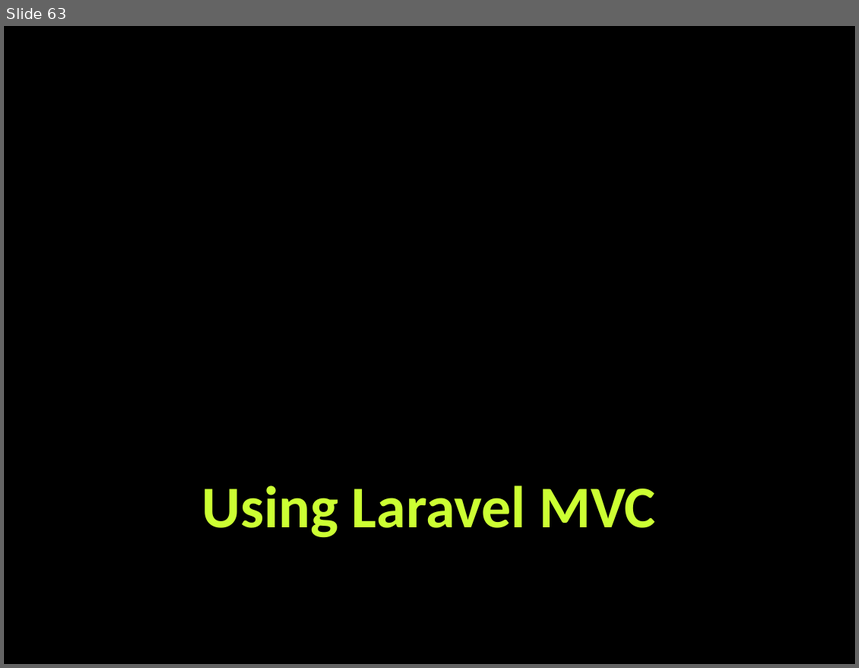
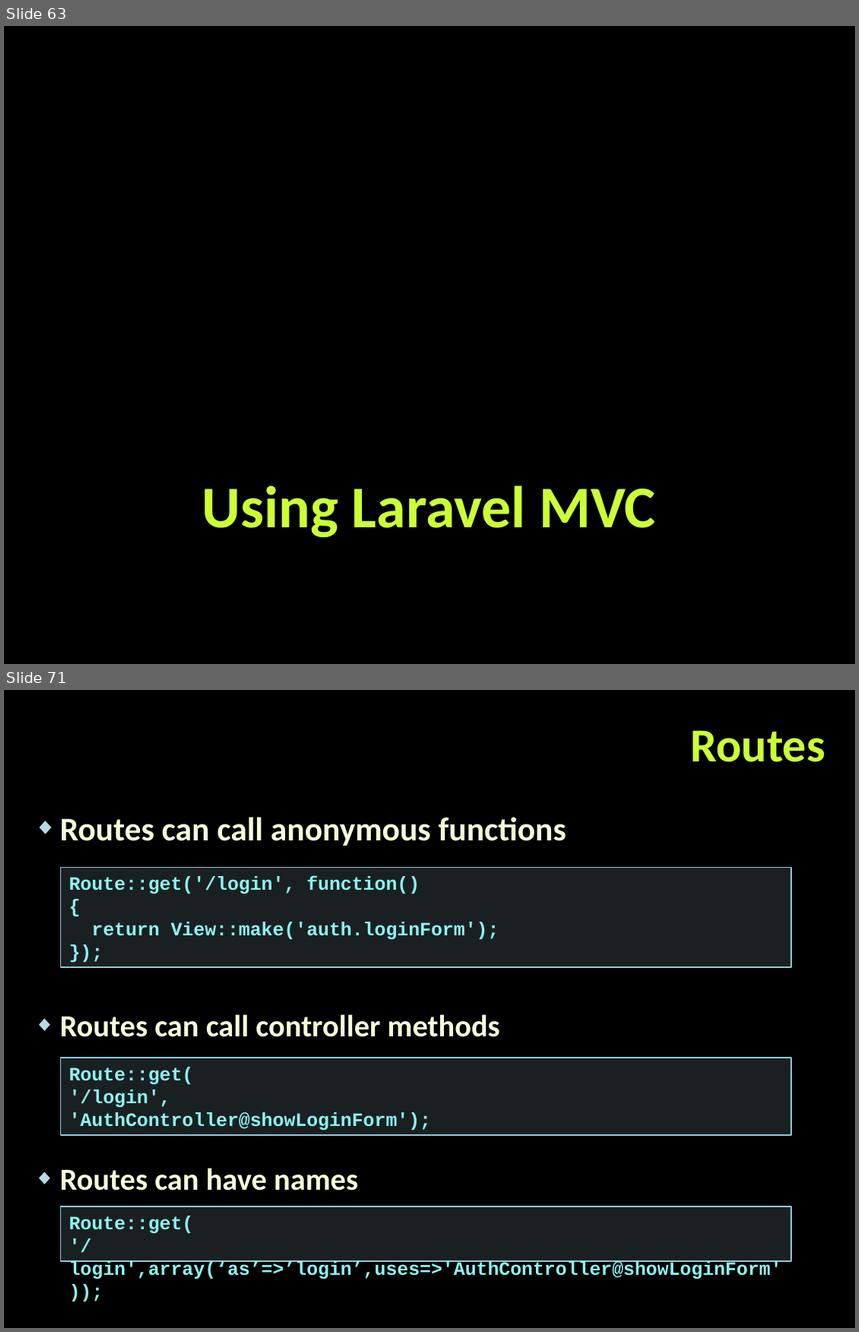
Before and after one commit to tanzhur/PHP_MVC-seminar, a slide deck: PHP_MVC.pptx. Shown one above the other, each under a label of ours: slide 63 before the commit, slides 63 and 71 after it; the slides between them are not shown. The pictures are 859x668 and 859x1332 pixels, drawn with LibreOffice and Linux fonts; fonts in the diff are those of the drawing; background and template pictures are left out. Boxes give left, top, right and bottom in pixels: in the first picture for what was removed or moved away, otherwise in the second. Text is boxed around its words. In the diff, an @@ line names an element or a change of style, - is before the commit and + after.

```diff
--- a/PHP_MVC.pptx
+++ b/PHP_MVC.pptx
@@ slide 71 added at (x1=4, y1=690, x2=855, y2=1328), background picture (left out) @@
@@ title added at (x1=690, y1=730, x2=825, y2=762), 40 pt, text #CCFF33, bold @@
+Routes
@@ text added at (x1=60, y1=817, x2=566, y2=1191), 26 pt, text #F4FCD8, bold @@
+◆ Routes can call anonymous functions
+◆ Routes can call controller methods
+◆ Routes can have names
@@ rectangle added at (x1=61, y1=867, x2=791, y2=967), fill #B5DBE5 at 15% opacity, outline #90CAD7 1 pt, 16 pt, text #8CF4F2, bold @@
+Route::get('/login', function()
+{
+return View::make('auth.loginForm');
+});
@@ rectangle added at (x1=61, y1=1058, x2=791, y2=1135), fill #B5DBE5 at 15% opacity, outline #90CAD7 1 pt, 16 pt, text #8CF4F2, bold @@
+Route::get(
+'/login',
+'AuthController@showLoginForm');
@@ rectangle added at (x1=61, y1=1207, x2=791, y2=1262), fill #B5DBE5 at 15% opacity, outline #90CAD7 1 pt, 16 pt, text #8CF4F2, bold @@
+Route::get(
+'/login',array(‘as’=>’login’,uses=>'AuthController@showLoginForm'));
```
Also in this commit, not shown: 3 slides changed, 16 other slides added.
